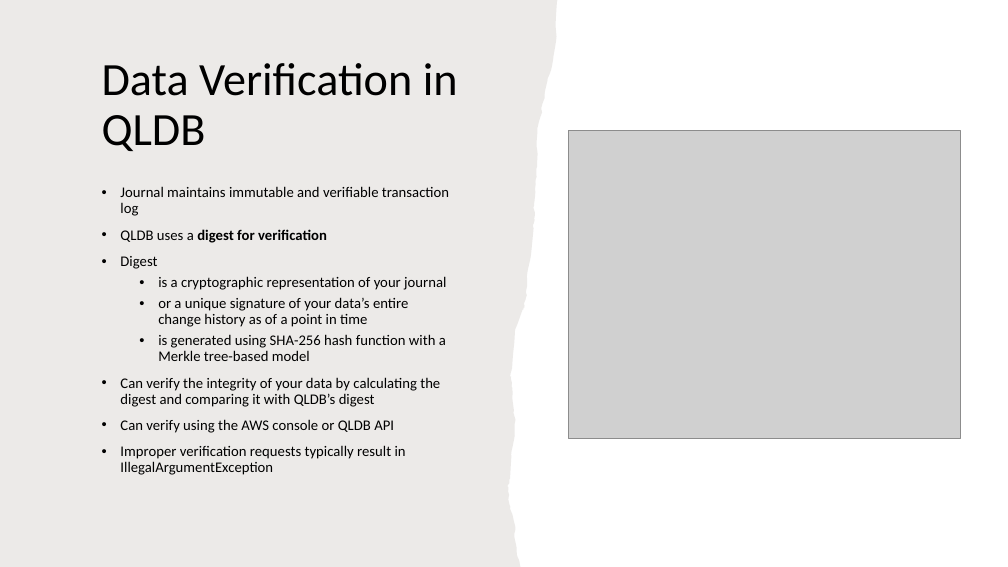
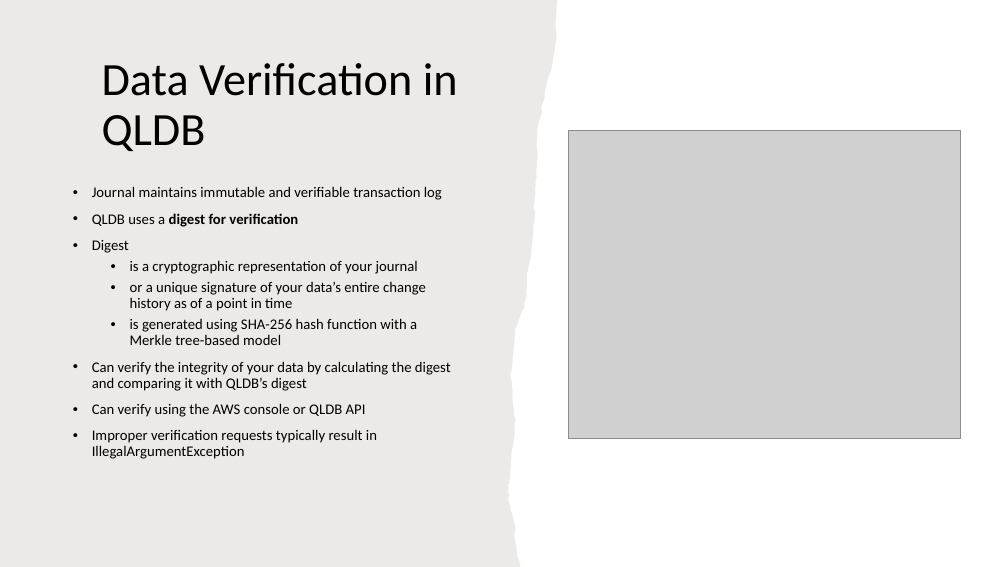
Before and after one commit to IlyaChakun/aws-iba-courses, a slide deck: slide 11 of lecture-materials/Databases/Amazon_QLDB/aws_qldb.pptx (slide 10 before the commit). Drawn at 1008x567 pixels with LibreOffice and Linux fonts; fonts in the diff are those of the drawing; grey boxes stand for pictures. Boxes give left, top, right and bottom in pixels: in the first picture for what was removed or moved away, otherwise in the second. Text is boxed around its words. In the diff, an @@ line names an element or a change of style, - is before the commit and + after.

```diff
--- a/lecture-materials/Databases/Amazon_QLDB/aws_qldb.pptx
+++ b/lecture-materials/Databases/Amazon_QLDB/aws_qldb.pptx
@@ text "Journal maintains immutable and verifiable ..." rewrapped from box(120, 186, 449, 475) to box(92, 186, 451, 459) @@
```
Also in this commit, not shown: 3 other slides changed, 1 slide added, 14 other files.
